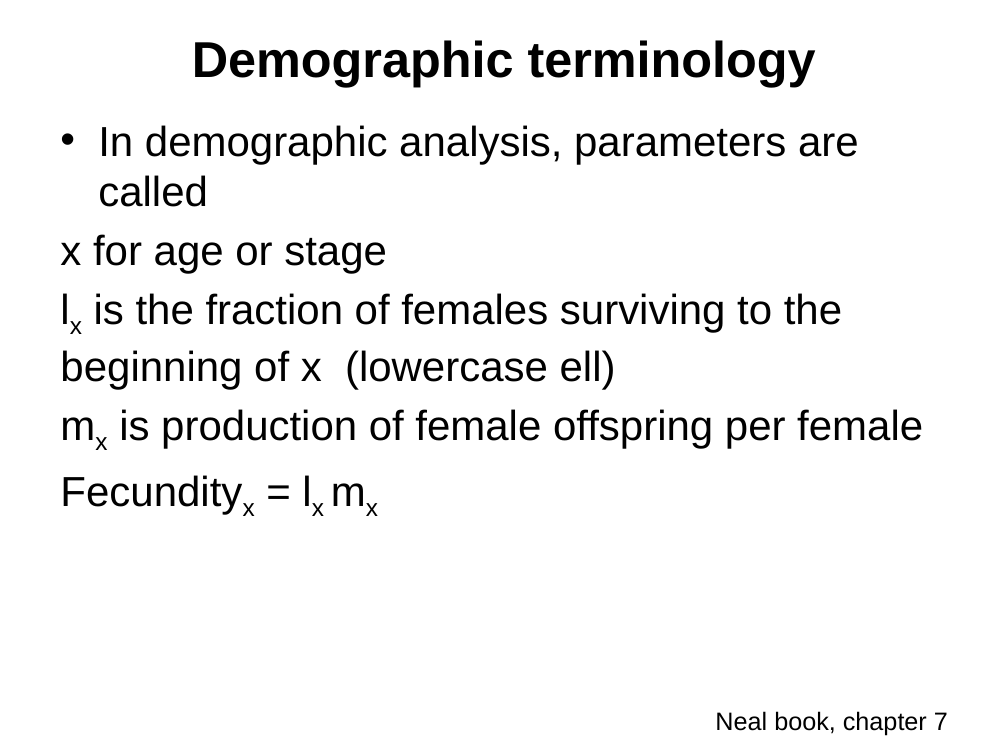
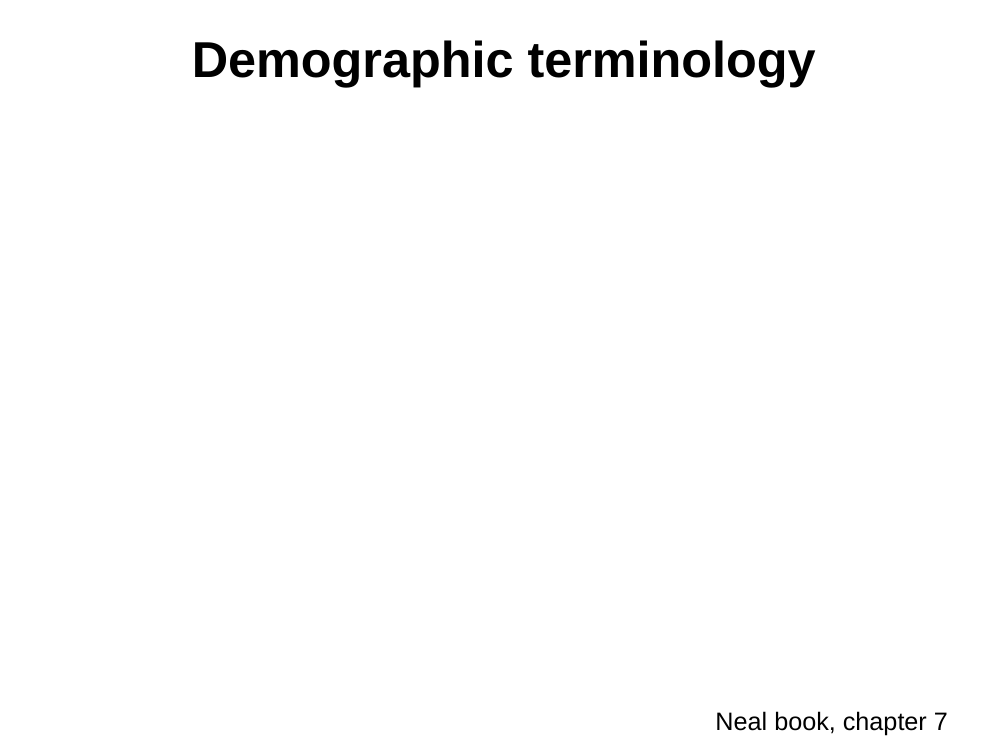
Before and after one commit to ebabcock/MBE713Population-Dynamics, a slide deck: slide 9 of Module6_demographic/6.LifeTablesLeslieMatrices.pptx. Drawn at 1008x756 pixels with LibreOffice and Linux fonts; fonts in the diff are those of the drawing; grey boxes stand for pictures. Boxes give left, top, right and bottom in pixels: in the first picture for what was removed or moved away, otherwise in the second. Text is boxed around its words. In the diff, an @@ line names an element or a change of style, - is before the commit and + after.

```diff
--- a/Module6_demographic/6.LifeTablesLeslieMatrices.pptx
+++ b/Module6_demographic/6.LifeTablesLeslieMatrices.pptx
@@ text removed at [60, 125, 923, 448] @@
-• In demographic analysis, parameters are called
-x for age or stage
-lx is the fraction of females surviving to the beginning of x (lowercase ell)
-mx is production of female offspring per female
-Fecundityx = lx mx
```
Also in this commit, not shown: 2 other slides changed, 1 slide added, 22 other files.
